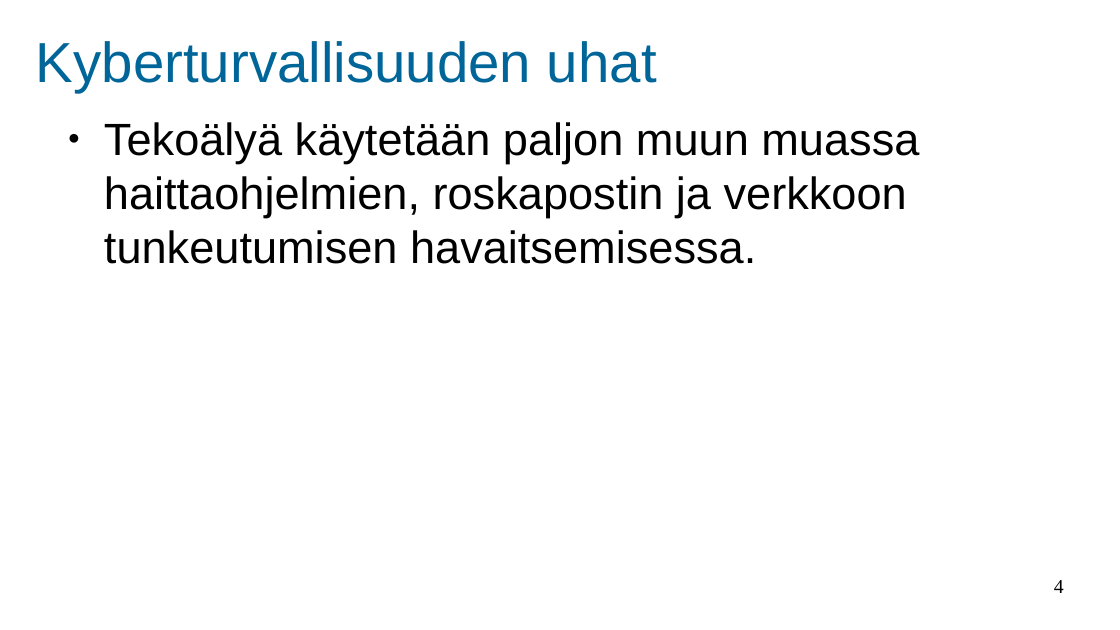
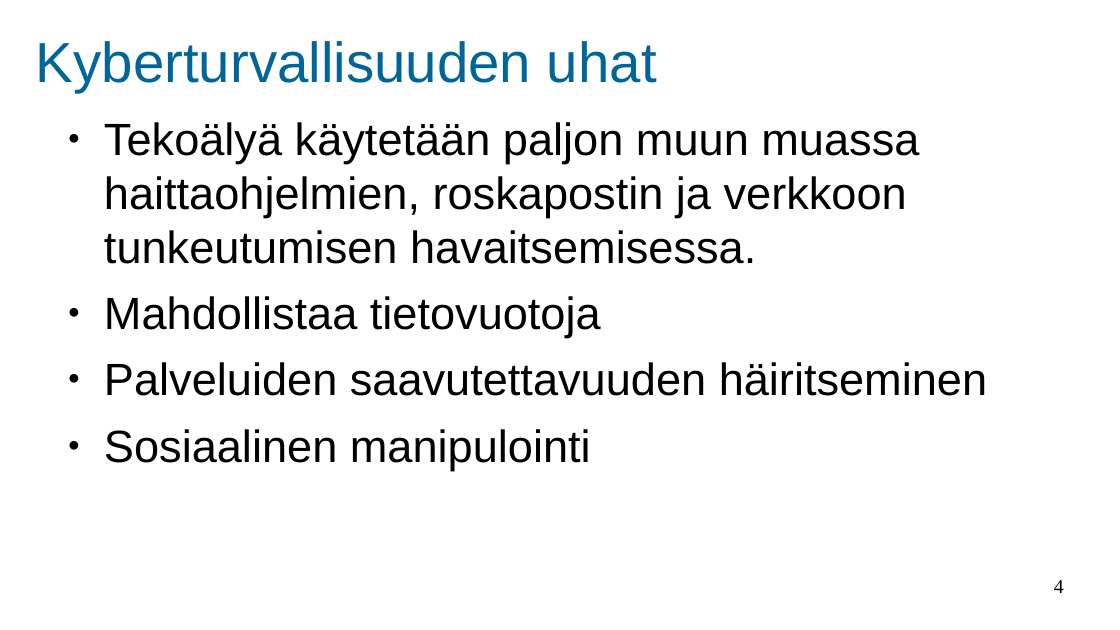
Before and after one commit to Akseli1236/AI-Poisoning, a slide deck: slide 4 of AI poisoning.odp. Drawn at 1120x630 pixels with LibreOffice and Linux fonts; fonts in the diff are those of the drawing; background and template pictures are left out. Boxes give left, top, right and bottom in pixels: in the first picture for what was removed or moved away, otherwise in the second. Text is boxed around its words. In the diff, an @@ line names an element or a change of style, - is before the commit and + after.

```diff
--- a/AI poisoning.odp
+++ b/AI poisoning.odp
@@ text at [104, 296, 987, 470]: paragraphs added @@
+● Mahdollistaa tietovuotoja
+● Palveluiden saavutettavuuden häiritseminen
+● Sosiaalinen manipulointi
```
Also in this commit, not shown: 3 other slides changed.
